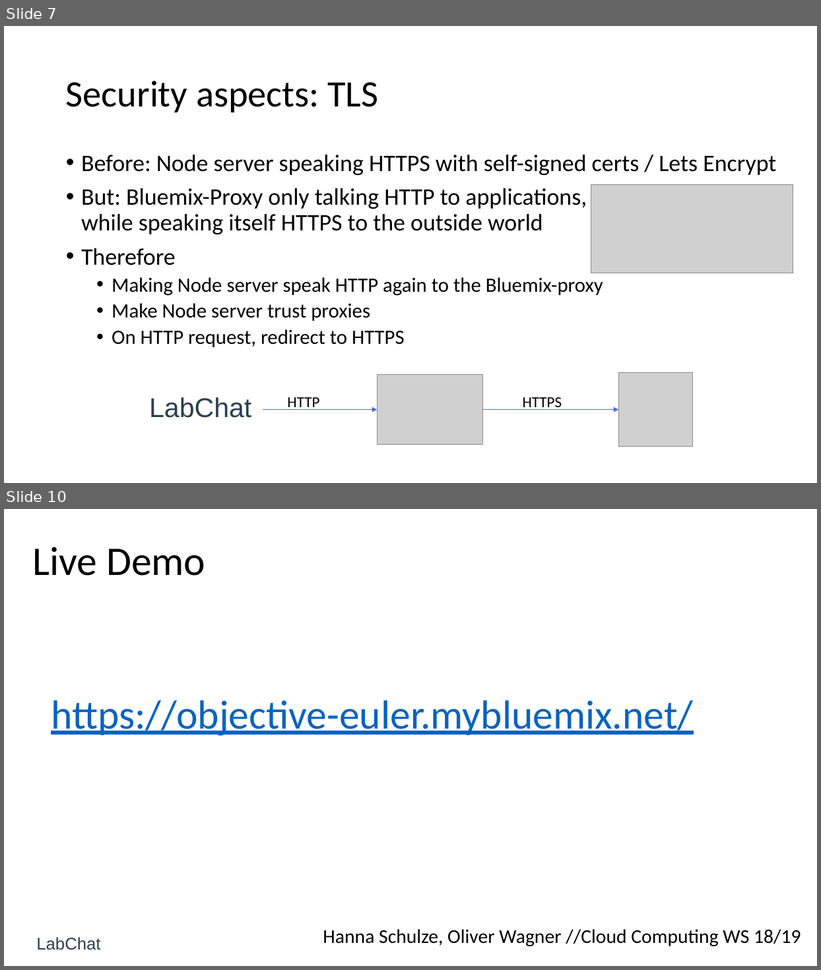
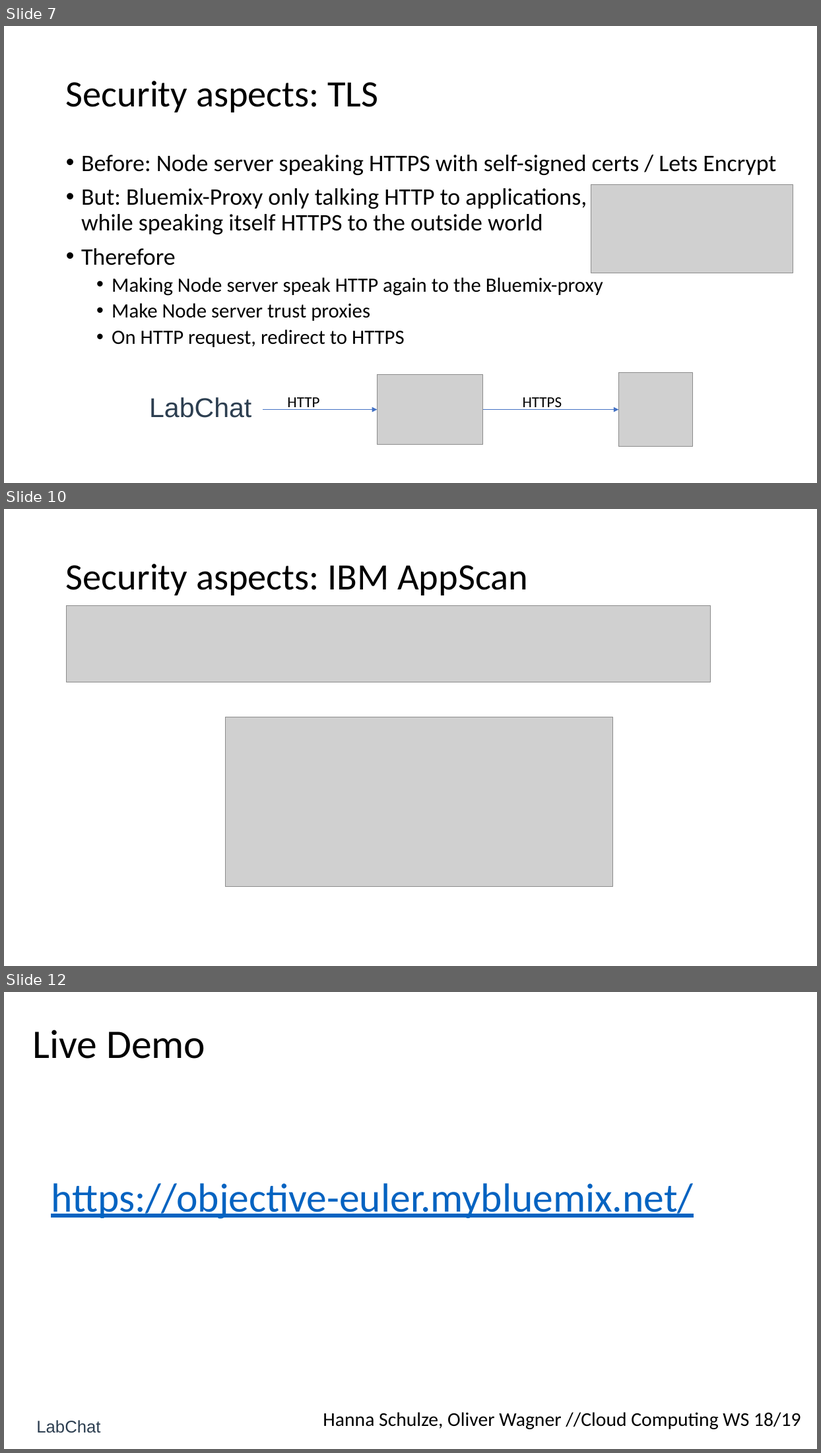
Before and after one commit to oliverwagner1989/CloudComputing_WS1718, a slide deck: Presentation LabChat - Exc 3.pptx. Shown one above the other, each under a label of ours: slides 7 and 10 before the commit, slides 7, 10 and 12 after it; the slides between them are not shown. The pictures are 821x970 and 821x1453 pixels, drawn with LibreOffice and Linux fonts; fonts in the diff are those of the drawing; grey boxes stand for pictures. Boxes give left, top, right and bottom in pixels: in the first picture for what was removed or moved away, otherwise in the second. Text is boxed around its words. In the diff, an @@ line names an element or a change of style, - is before the commit and + after.

```diff
--- a/Presentation LabChat - Exc 3.pptx
+++ b/Presentation LabChat - Exc 3.pptx
@@ slide 10 added at (4,509,817,966), background #FFFFFF @@
@@ title added at (66,564,528,595), 44 pt, text #000000 @@
+Security aspects: IBM AppScan
@@ picture added at (66,606,710,683) @@
@@ picture added at (225,717,613,887) @@
@@ what was slide 10 is now slide 12 @@
```
Also in this commit, not shown: 2 slides changed, 1 other slide added, 9 other files.
